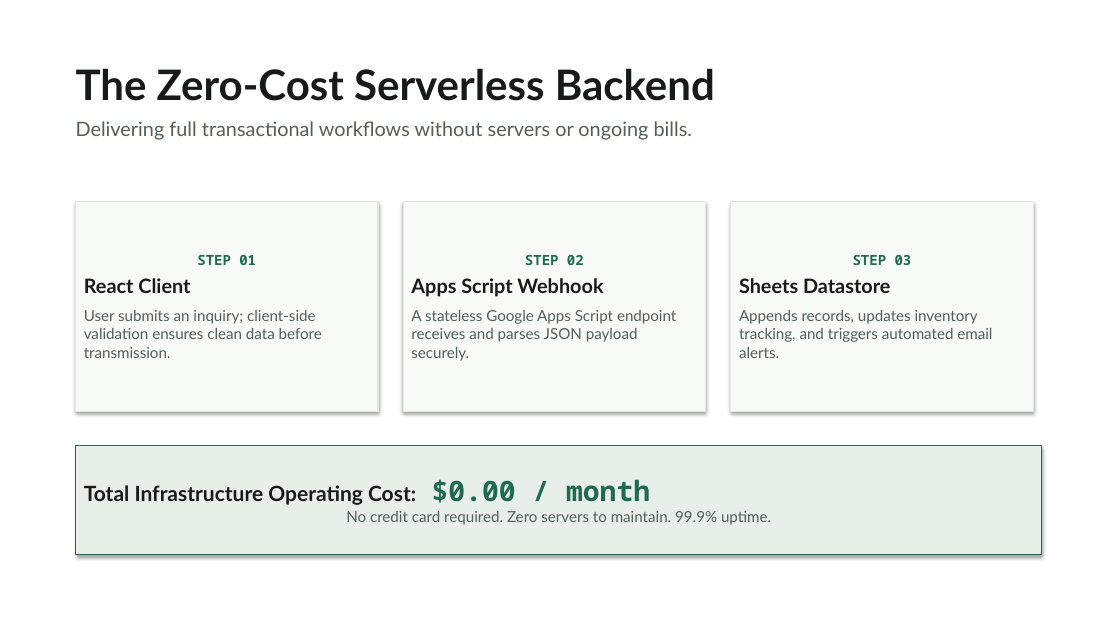
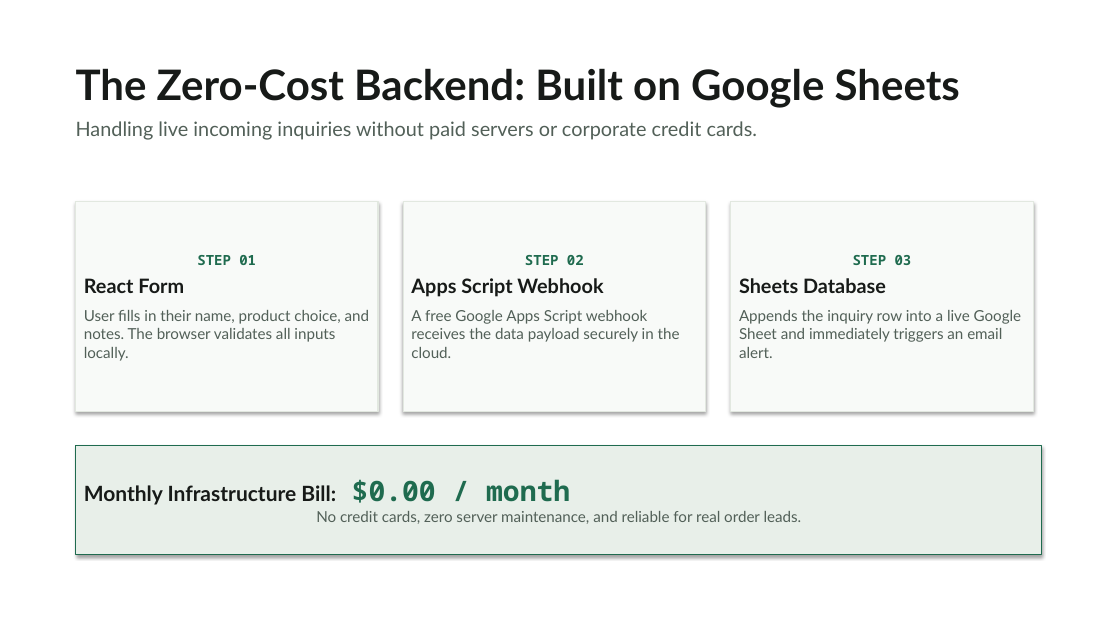
Before and after one commit to Harman209/ecoloop, a slide deck: slide 6 of docs/presentation/ecoloop-presentation.pptx. Drawn at 1120x630 pixels with LibreOffice and Linux fonts; fonts in the diff are those of the drawing. Boxes give left, top, right and bottom in pixels: in the first picture for what was removed or moved away, otherwise in the second. Text is boxed around its words. In the diff, an @@ line names an element or a change of style, - is before the commit and + after.

Commit message:
sync presentation deck, pptx, pointers, and recording script with honest builder narrative

```diff
--- a/docs/presentation/ecoloop-presentation.pptx
+++ b/docs/presentation/ecoloop-presentation.pptx
@@ text at box(76, 68, 960, 140): text changed @@
-The Zero-Cost Serverless Backend
-Delivering full transactional workflows without servers or ongoing bills.
+The Zero-Cost Backend: Built on Google Sheets
+Handling live incoming inquiries without paid servers or corporate credit cards.
@@ text in rectangle at box(84, 278, 369, 361): text changed @@
-React Client
-User submits an inquiry; client-side validation ensures clean data before transmission.
+React Form
+User fills in their name, product choice, and notes. The browser validates all inputs locally.
@@ text in rectangle at box(739, 278, 1022, 358): text changed @@
-Sheets Datastore
-Appends records, updates inventory tracking, and triggers automated email alerts.
+Sheets Database
+Appends the inquiry row into a live Google Sheet and immediately triggers an email alert.
@@ text in rectangle at box(411, 310, 680, 358): text changed @@
-A stateless Google Apps Script endpoint receives and parses JSON payload securely.
+A free Google Apps Script webhook receives the data payload securely in the cloud.
@@ text in rectangle at box(84, 479, 802, 524): text changed @@
-Total Infrastructure Operating Cost: $0.00 / month
-No credit card required. Zero servers to maintain. 99.9% uptime.
+Monthly Infrastructure Bill: $0.00 / month
+No credit cards, zero server maintenance, and reliable for real order leads.
```
Also in this commit, not shown: 10 other slides changed, 2 slides added, 2 slides removed, 7 other files.
